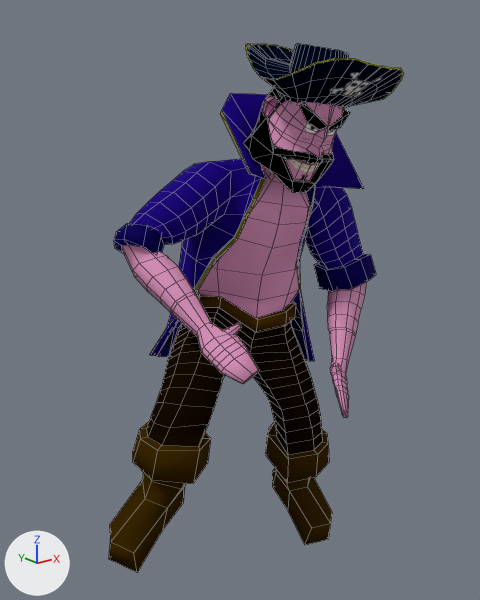
One commit to the OBJ model assets/Animacion/Pirata/Celebracion/PirataCelebracion_000187.obj: the scene before it, then after it.
One viewpoint serves both versions: a camera (50 mm lens) standing at (-5.17, -6.59, 6.6) and looking at (0.18, 0.09, 3.92). The axes (+X, +Y, +Z) are drawn at lower left. The lights are the same throughout. Mesh edges are drawn as thin lines. Where no turn or scale is listed for an object, it has been applied to the vertices.

Names of what the first picture shows: 'Pirata_PirataH'.
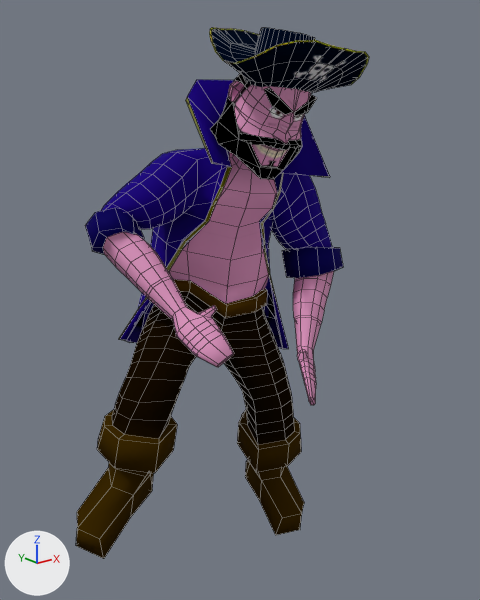
Edits to the bpy script that builds the scene:
```text
Change me_pirata_piratah:
    used by ob_pirata_piratah; location = (0.0, 0.0, 0.0)
    remove me_pirata_piratah.from_pydata(...)  # 1340 vertices, 1341 faces; spans x -1.96..2.27, y -1.73..1.32, z -0.06..7.17
    add me_pirata_piratah.from_pydata(...)  # 1340 vertices, 1341 faces; spans x -2.15..2.12, y -1.3..1.86, z -0.13..7.37
    me_pirata_piratah part 1: the loose piece of 216 vertices spanning x -0.21..1.63, y -1.73..0.16, z 6.27..7.17 is scaled about its middle by 1.04, then moved by (-0.12, 0.47, 0.18)
    me_pirata_piratah part 2: 1124 of 1340 vertices moved; they spanned x -1.96..2.27, y -1.32..1.32, z -0.06..6.9 and now span x -2.15..2.12, y -0.9..1.86, z -0.13..7.09; mean shift (-0.13, 0.5, 0.1); largest move (-0.2, 0.98, 4.01) -> (-0.24, 1.65, 4.16)
```

Where the change shows, as pixel boxes (x1, y1, x2, y2) in the pictures (480 x 600 px; the box of a moved part takes in the faces that stretch with it):
'Pirata_PirataH', reshaped: before (109, 43, 404, 573); after (76, 27, 369, 559)
part 1 of me_pirata_piratah, moved or reshaped: before (246, 43, 404, 108); after (210, 27, 369, 94)
part 2 of me_pirata_piratah, moved or reshaped: before (109, 87, 376, 573); after (76, 74, 343, 559)
